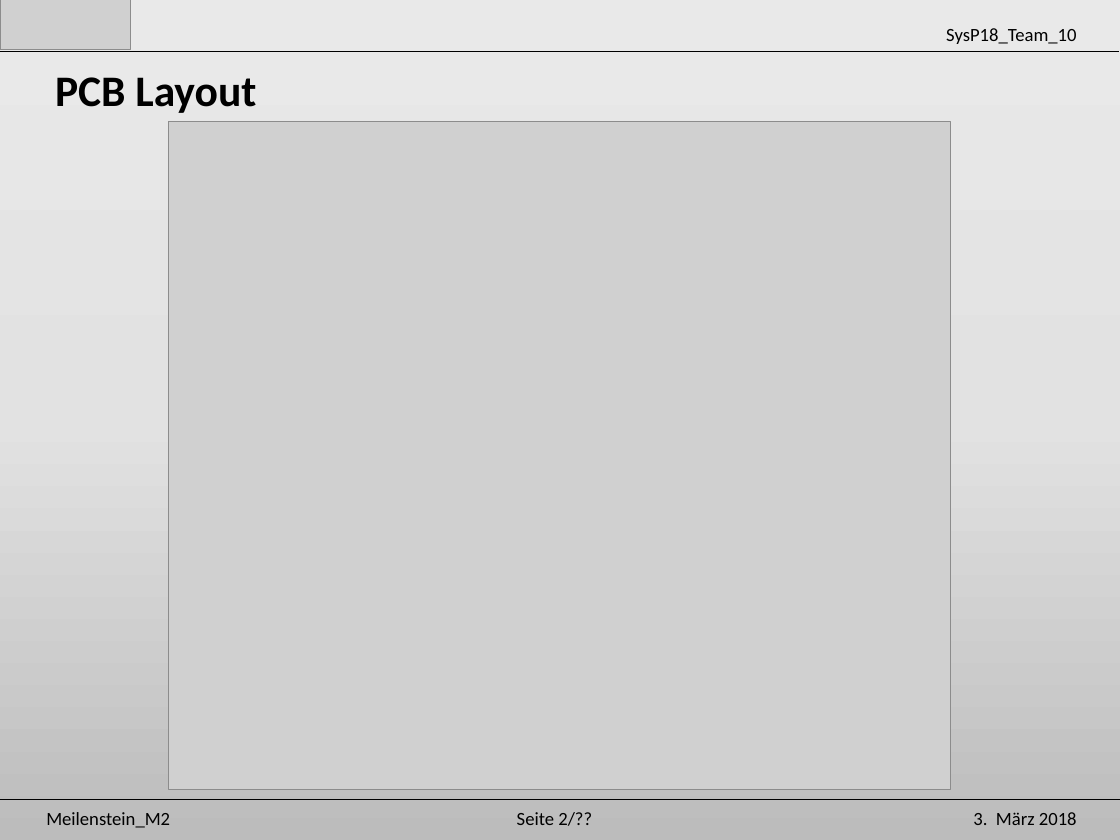
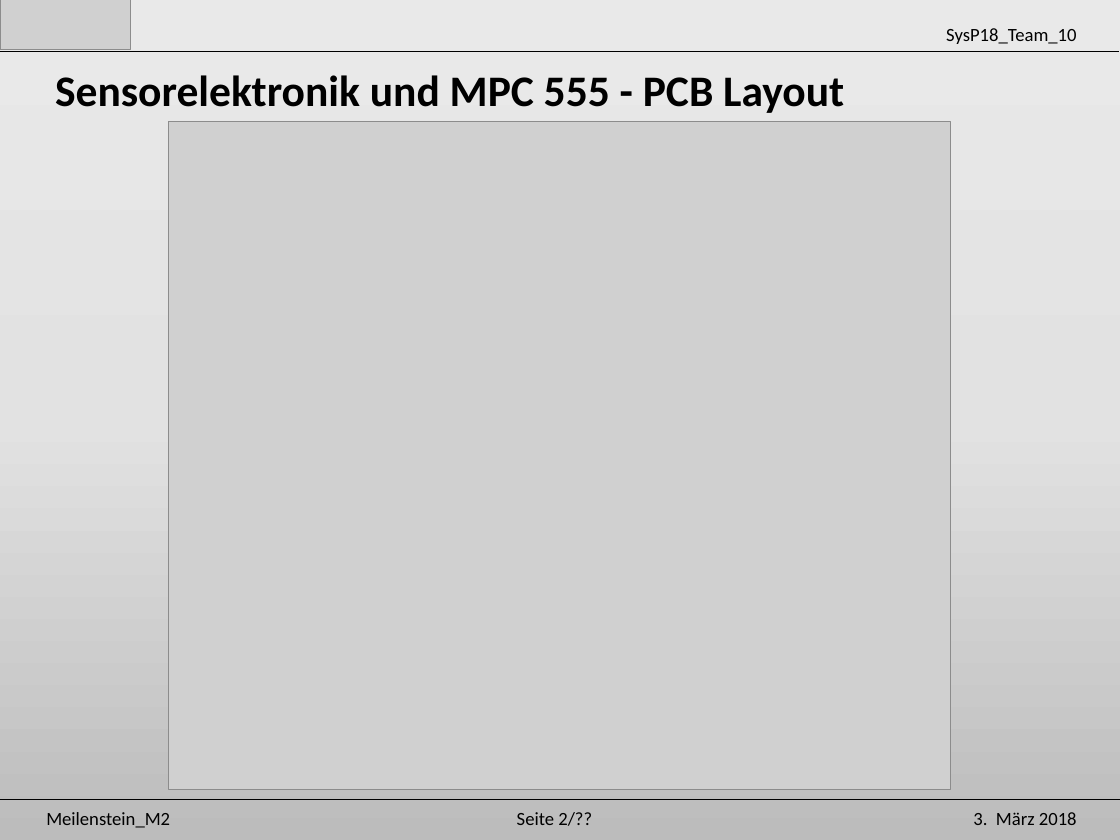
Before and after one commit to Unaqwyn/SysP18_1cv, a slide deck: slide 11 of 01_Organisation/02_Meilensteine/m2/Praesentation_m2.pptx (slide 10 before the commit). Drawn at 1120x840 pixels with LibreOffice and Linux fonts; fonts in the diff are those of the drawing; grey boxes stand for pictures. Boxes give left, top, right and bottom in pixels: in the first picture for what was removed or moved away, otherwise in the second. Text is boxed around its words. In the diff, an @@ line names an element or a change of style, - is before the commit and + after.

```diff
--- a/01_Organisation/02_Meilensteine/m2/Praesentation_m2.pptx
+++ b/01_Organisation/02_Meilensteine/m2/Praesentation_m2.pptx
@@ text at (55,75,844,113): text changed @@
-PCB Layout
+Sensorelektronik und MPC 555 - PCB Layout
```
Also in this commit, not shown: 11 other slides changed.
